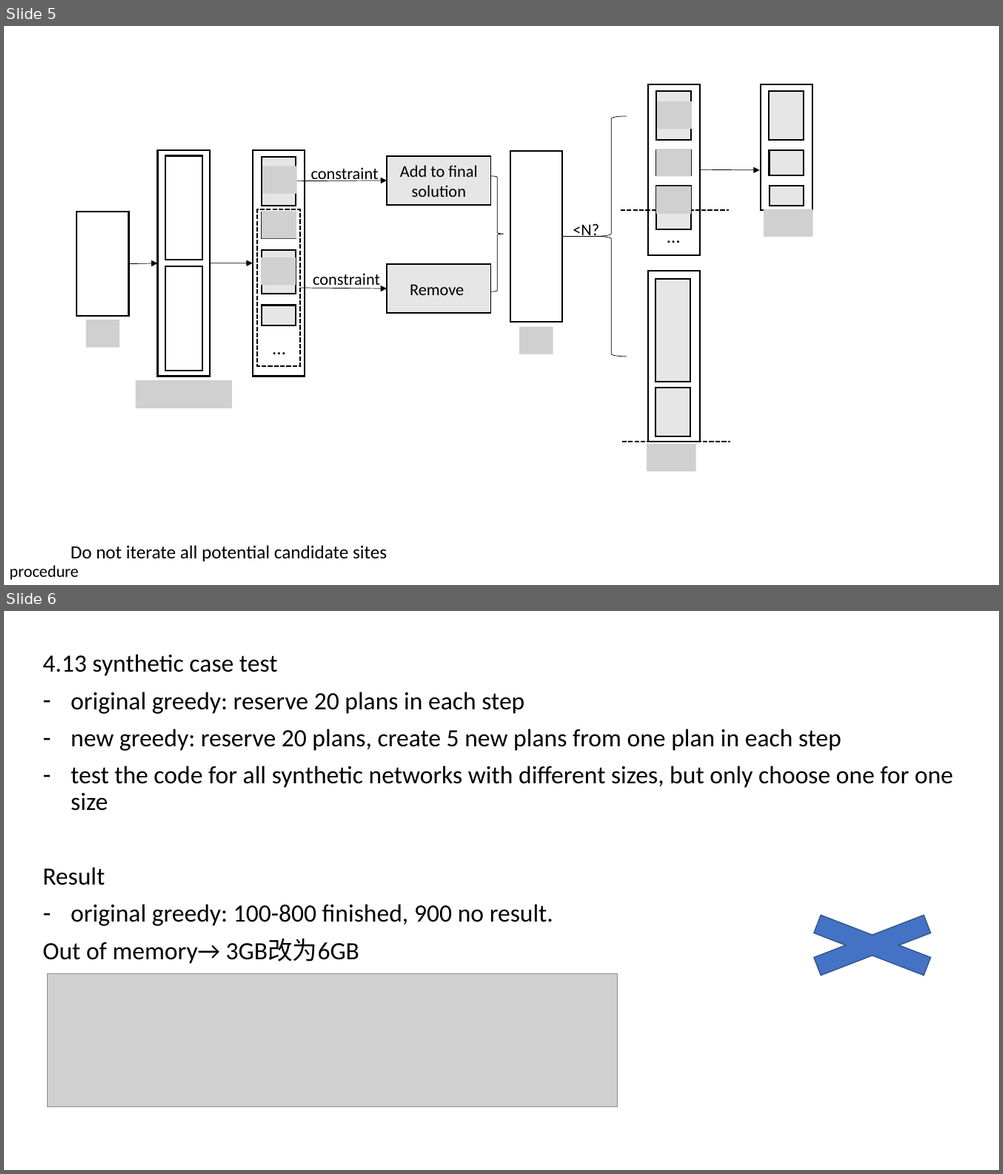
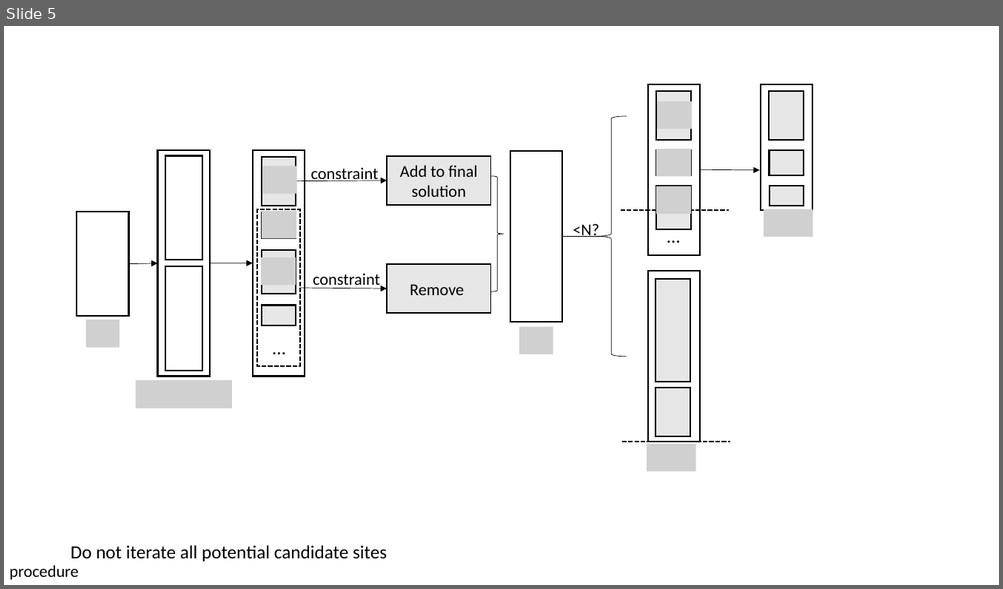
Before and after one commit to sywang-20/opt-greedy, a slide deck: DOCUS/progress-report.pptx. Shown one above the other, each under a label of ours: slides 5 and 6 before the commit, slide 5 after it. The pictures are 1003x1174 and 1003x589 pixels, drawn with LibreOffice and Linux fonts; fonts in the diff are those of the drawing; grey boxes stand for pictures. Boxes give left, top, right and bottom in pixels: in the first picture for what was removed or moved away, otherwise in the second. Text is boxed around its words. In the diff, an @@ line names an element or a change of style, - is before the commit and + after.

Commit message:
add results

```diff
--- a/DOCUS/progress-report.pptx
+++ b/DOCUS/progress-report.pptx
@@ slide 6 removed at (4, 611, 999, 1170), background #FFFFFF @@
@@ subtitle removed at (42, 654, 953, 964) @@
-4.13 synthetic case test
-– original greedy: reserve 20 plans in each step
-– new greedy: reserve 20 plans, create 5 new plans from one plan in each step
-– test the code for all synthetic networks with different sizes, but only choose one for one size
-Result
-– original greedy: 100-800 finished, 900 no result.
-Out of memory→ 3GB改为6GB
@@ cross removed at (766, 905, 978, 986) @@
@@ picture removed at (47, 974, 617, 1107) @@
```
Also in this commit, not shown: 4 slides added, 1 other slide removed.
